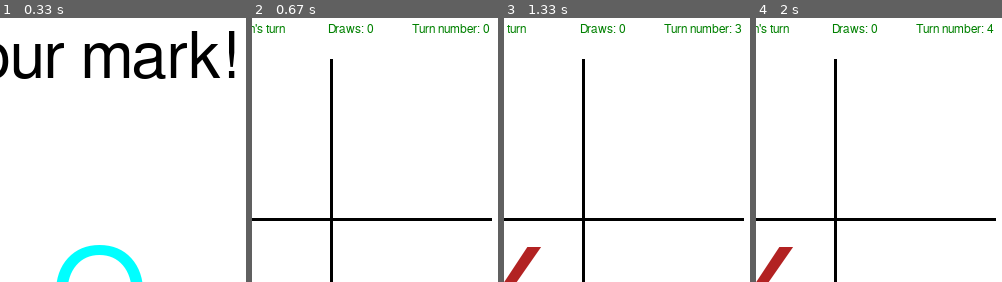
Above: before the commit, frames 1-4 (left to right).
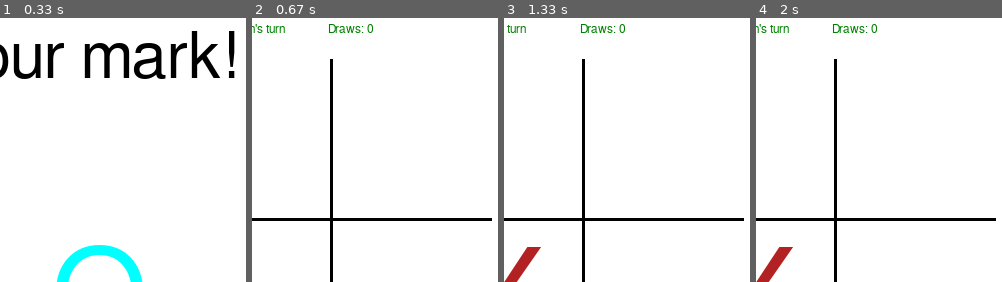
Above: after the commit, the same moments.

Repository: ao9000/tic-tac-toe-ai
Game: pygame game, started from run_game.py
Two runs of this game, one before a commit and one after it. Both use one fixed random seed, a clock stepped at 60 frames per second and the inputs below.
Inputs (mouse positions are % of the whole screen's width and height, from its top left):
- Up to frame 1 (0.33 s): no input
- Up to frame 2 (0.67 s): click "X" at 0.38 s
- Up to frame 3 (1.33 s): click (51, 61) at 0.72 s; click (12, 36) at 1.05 s
- Up to frame 4 (2 s): click (94, 93) at 1.38 s
The pictures show only the part of the screen within x 50-100%, y 0-50%; the shares and areas given below are measured in that part.

Frame 1 is identical in both runs. In frame 2, 0.5% of the frame differs, in the area x 65-97%, y 2-6%; in frame 3, 0.5%; in frame 4, 0.5%.

Commit message:
Updated prototype

Diff:
--- a/game_interface/helper_functions.py
+++ b/game_interface/helper_functions.py
@@ -1,7 +1,7 @@
 from game_interface.pygame_class.rect import Rect
 from game_interface.pygame_class.textbox import Textbox
 from game_interface.pygame_class.line import Line
-from game.board import HUMAN_STATE, BOT_STATE, BLANK_STATE
+from game.board import BOT_STATE, BLANK_STATE
 from bot.minimax import minimax_soft_alpha_beta, get_depth
 from math import inf
 from game.board import update_board
@@ -96,6 +96,10 @@
 def bot_move_handler(board, player):
     # Minimax algorithm
     _, moves = minimax_soft_alpha_beta(board, get_depth(board), True, -inf, +inf)
-    move = random.choice(moves)
+    row, box = random.choice(moves)
 
-    update_board(board, move, player)
+    # Random mode
+    # row, box = (random.randint(-1, 2), random.randint(-1, 2))
+
+    if board[row][box] == BLANK_STATE:
+        update_board(board, (row, box), player)
--- a/game_interface/pygame_class/rect.py
+++ b/game_interface/pygame_class/rect.py
@@ -20,6 +20,11 @@
     def width_height(self):
         return self._width_height
 
+    def get_middle_point_coordinates(self):
+        # Calculate half width & height
+        half_width_height = (value * (1/2) for value in self._width_height)
+        return tuple(map(sum, zip(self._left_top, half_width_height)))
+
     def is_mouse_hover(self):
         # Get mouse position (x,y)
         mouse_position = pygame.mouse.get_pos()
--- a/game_interface/screens.py
+++ b/game_interface/screens.py
@@ -1,7 +1,7 @@
 from game_interface.pygame_class.textbox import Textbox
 from game_interface.pygame_class.line import Line
-from game_interface.helper_functions import render_states_on_board, get_board_line_objects
-from game.board import win_check, is_board_full, BLANK_STATE, BOT_STATE, HUMAN_STATE
+from game_interface.helper_functions import render_states_on_board, get_board_line_objects, get_board_rect_objects
+from game.board import get_winning_combination_index, BOT_STATE, HUMAN_STATE
 from game.player import Player
 
 
@@ -75,9 +75,6 @@
     # Text to show number of draws
     Textbox("Draws: {}".format(records['draw']), "green", "freesans", 12, (width * 4 / 6), (height * 1 / 20)).draw_to_screen(screen)
 
-    # Text to show turn number
-    Textbox("Turn number: {}".format(records['turn_num']), "green", "freesans", 12, (width * 5 / 6), (height * 1 / 20)).draw_to_screen(screen)
-
 
 def draw_board(screen, board):
     # Get screen size
@@ -91,14 +88,18 @@
     render_states_on_board(screen, board)
 
 
-def draw_results(screen, board, player):
+def highlight_win(screen, board):
     # Get screen size
     width, height = screen.get_width(), screen.get_height()
 
-    if win_check(board):
-        # Display winner
-        Textbox("{} wins!".format("Bot" if player.bot else "Human"), "black", "freesans", 64, (width * 1 / 2),
-                (height * 1 / 2)).draw_to_screen(screen)
-    else:
-        # Draw
-        Textbox("Draw!", "black", "freesans", 64, (width * 1 / 2), (height * 1 / 2)).draw_to_screen(screen)
+    # Get list of winning combination index
+    winning_combination_index = get_winning_combination_index(board)
+    del(winning_combination_index[1])
+    start_index, end_index = winning_combination_index
+
+    # Get box rect objects
+    board_box_positions_range = get_board_rect_objects(width, height)
+
+    # Draw winning combination line
+    Line("blue", board_box_positions_range[start_index[0]][start_index[1]].get_middle_point_coordinates(),
+         board_box_positions_range[end_index[0]][end_index[1]].get_middle_point_coordinates(), 10).draw_to_screen(screen)
--- a/run_game.py
+++ b/run_game.py
@@ -2,19 +2,18 @@
 import pygame
 import sys
 from game_interface.color import color_to_rgb
-from game_interface.screens import draw_board, draw_selection_screen, draw_board_information
+from game_interface.screens import draw_board, draw_selection_screen, draw_board_information, highlight_win
 
 # Game logic imports
 import random
-import time
-from game.board import create_board, HUMAN_STATE, BOT_STATE, win_check, is_board_full, get_turn_number
+from game.board import create_board, win_check, is_board_full, get_turn_number
 from game_interface.helper_functions import bot_move_handler, human_move_handler
 
 # Define screen size
 width, height = 600, 600
 
 # Define FPS
-tick_rate = 30
+tick_rate = 60
 
 
 def setup_game():
@@ -96,7 +95,7 @@
                     # Move on to game screen
                     intro = False
             elif game:
-
+                # Game scene
                 # Draw board information
                 draw_board_information(screen, player, records)
 
@@ -106,9 +105,11 @@
                 # Check if game is finished
                 if win_check(board):
                     # Game is finished
-
-                    # Animation that shows the winning row
-                    pass
+                    # Highlight the winning row
+                    highlight_win(screen, board)
+                    # Refresh screen & add delay
+                    pygame.display.update()
+                    pygame.time.wait(2000)
 
                     # Post game cleanup
                     # Record win
@@ -120,9 +121,6 @@
                     # Clear turn number
                     records['turn_num'] = 0
 
-                    # Random starting player
-                    player = random.choice(players)
-
                     # Reset board
                     board = create_board()
                 elif is_board_full(board):
@@ -133,14 +131,14 @@
                     # Clear turn number
                     records['turn_num'] = 0
 
-                    # Random starting player
-                    player = random.choice(players)
+                    # Refresh screen & add delay
+                    pygame.display.update()
+                    pygame.time.wait(2000)
 
                     # Reset board
                     board = create_board()
                 else:
-                    # Not finished
-
+                    # Game not finished
                     # Make a move (bot/human)
                     if player.bot:
                         # Bot turn
